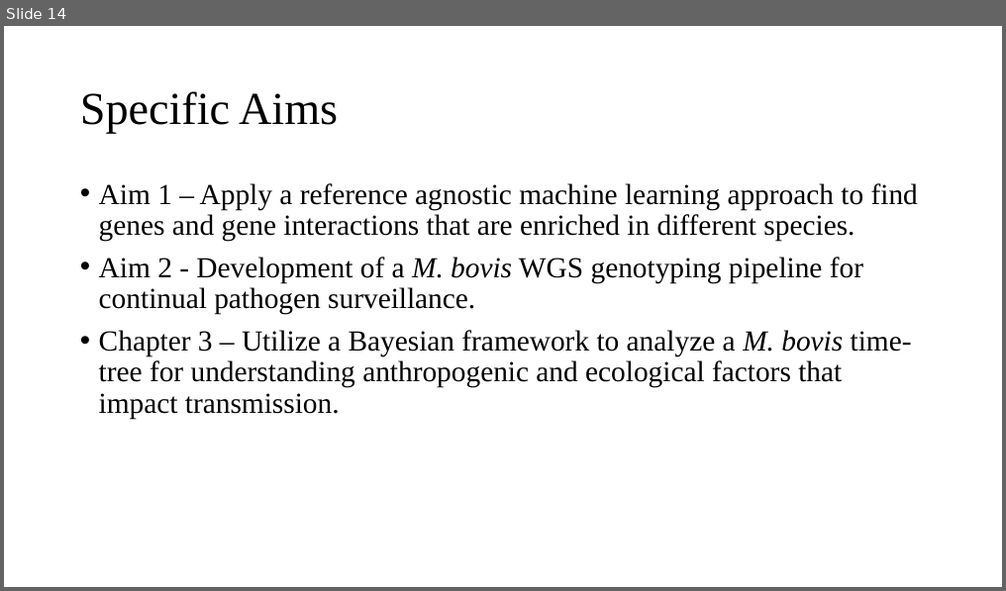
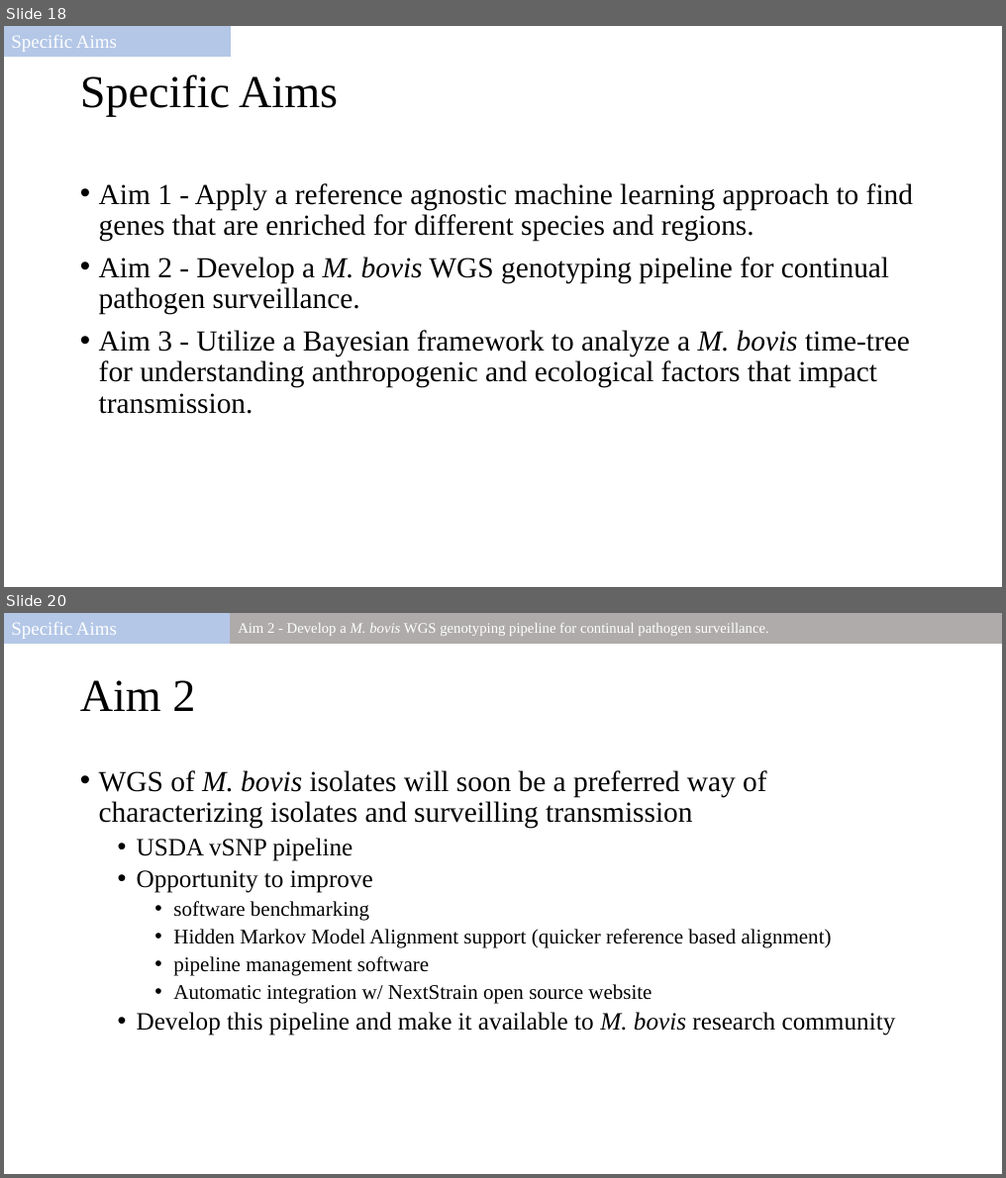
Before and after one commit to salvadorlab/Bovis-PangenomeOfReservoirs, a slide deck: Resources/2021_committeemeeting.pptx. Shown one above the other, each under a label of ours: slide 14 before the commit, slides 18 and 20 after it; the slides between them are not shown. The pictures are 1006x591 and 1006x1178 pixels, drawn with LibreOffice and Linux fonts; fonts in the diff are those of the drawing. Boxes give left, top, right and bottom in pixels: in the first picture for what was removed or moved away, otherwise in the second. Text is boxed around its words. In the diff, an @@ line names an element or a change of style, - is before the commit and + after.

```diff
--- a/Resources/2021_committeemeeting.pptx
+++ b/Resources/2021_committeemeeting.pptx
@@ slide 20 added at (4,613,1002,1174), background #FFFFFF @@
@@ rectangle added at (4,613,231,643), fill #B4C7E7, outline #B4C7E7 1 pt, 18 pt, text #FFFFFF @@
+Specific Aims
@@ rectangle added at (231,613,1002,643), fill #AFABAB, outline #AFABAB 1 pt, 14 pt, text #FFFFFF @@
+Aim 2 - Develop a M. bovis WGS genotyping pipeline for continual pathogen surveillance.
@@ title added at (80,680,195,711), 44 pt, text #000000 @@
+Aim 2
@@ text added at (99,770,896,1036), 20 pt, text #000000 @@
+• WGS of M. bovis isolates will soon be a preferred way of characterizing isolates and surveilling transmission
+  • USDA vSNP pipeline
+  • Opportunity to improve
+    • software benchmarking
+    • Hidden Markov Model Alignment support (quicker reference based alignment)
+    • pipeline management software
+    • Automatic integration w/ NextStrain open source website
+  • Develop this pipeline and make it available to M. bovis research community
@@ what was slide 14 is now slide 18 @@
@@ slide 18 changed as well @@
@@ rectangle added at (4,26,231,56), fill #B4C7E7, outline #B4C7E7 1 pt, 18 pt, text #FFFFFF @@
+Specific Aims
@@ title "Specific Aims": place and size @@
-title "Specific Aims" at (80,91,338,134)
+title "Specific Aims" at (80,75,338,116)
@@ text at (99,183,913,414): text changed @@
-• Aim 1 – Apply a reference agnostic machine learning approach to find genes and gene interactions that are enriched in different species.
-• Aim 2 - Development of a M. bovis WGS genotyping pipeline for continual pathogen surveillance.
-• Chapter 3 – Utilize a Bayesian framework to analyze a M. bovis time-tree for understanding anthropogenic and ecological factors that impact transmission.
+• Aim 1 - Apply a reference agnostic machine learning approach to find genes that are enriched for different species and regions.
+• Aim 2 - Develop a M. bovis WGS genotyping pipeline for continual pathogen surveillance.
+• Aim 3 - Utilize a Bayesian framework to analyze a M. bovis time-tree for understanding anthropogenic and ecological factors that impact transmission.
```
Also in this commit, not shown: 12 other slides changed, 7 other slides added, 5 slides removed, 2 other files.
